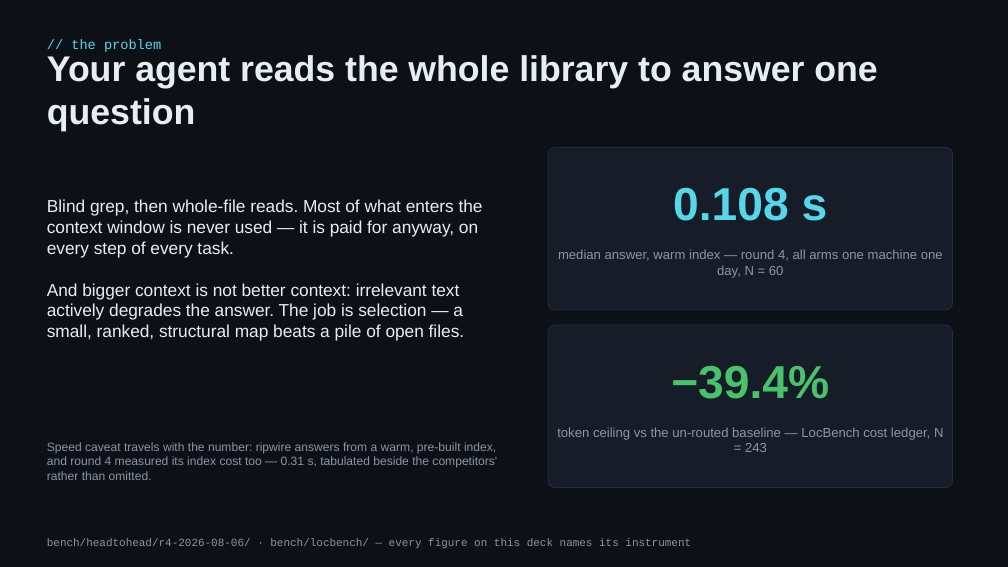
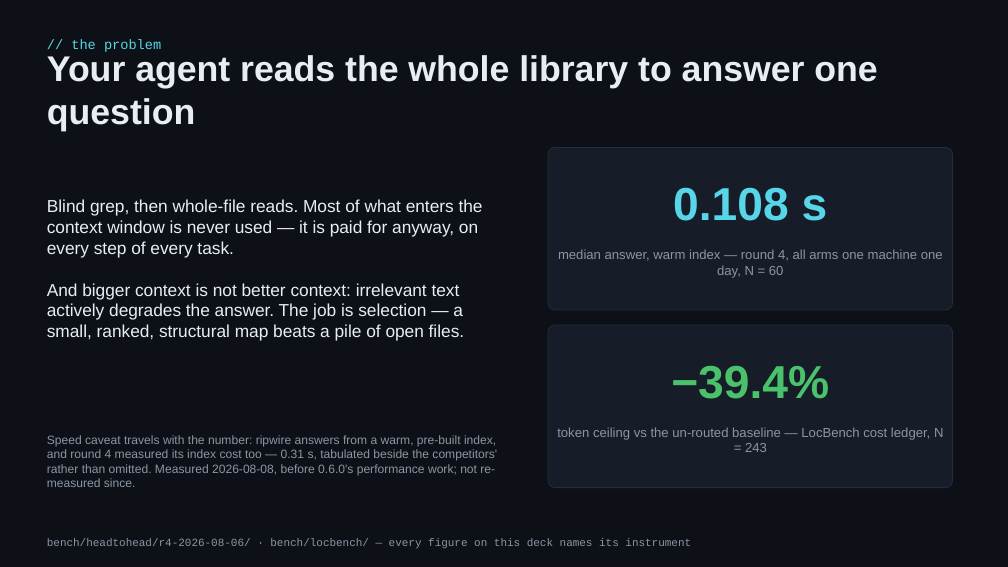
Before and after one commit to andriytyurnikov/ripwire, a slide deck: slide 2 of present/ripwire-showcase.pptx. Drawn at 1008x567 pixels with LibreOffice and Linux fonts; fonts in the diff are those of the drawing. Boxes give left, top, right and bottom in pixels: in the first picture for what was removed or moved away, otherwise in the second. Text is boxed around its words. In the diff, an @@ line names an element or a change of style, - is before the commit and + after.

```diff
--- a/present/ripwire-showcase.pptx
+++ b/present/ripwire-showcase.pptx
@@ text at (47,435,497,487): text changed @@
-Speed caveat travels with the number: ripwire answers from a warm, pre-built index, and round 4 measured its index cost too — 0.31 s, tabulated beside the competitors' rather than omitted.
+Speed caveat travels with the number: ripwire answers from a warm, pre-built index, and round 4 measured its index cost too — 0.31 s, tabulated beside the competitors' rather than omitted. Measured 2026-08-08, before 0.6.0's performance work; not re-measured since.
```
Also in this commit, not shown: 9 other slides changed, 2 other files.
